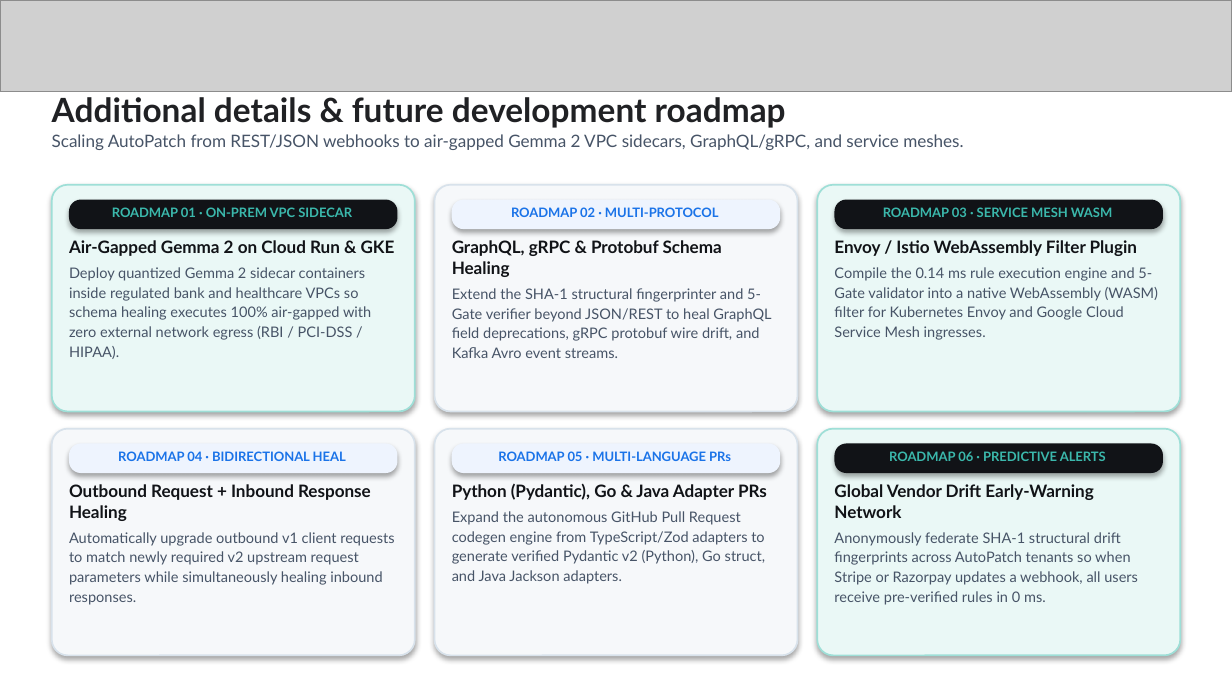
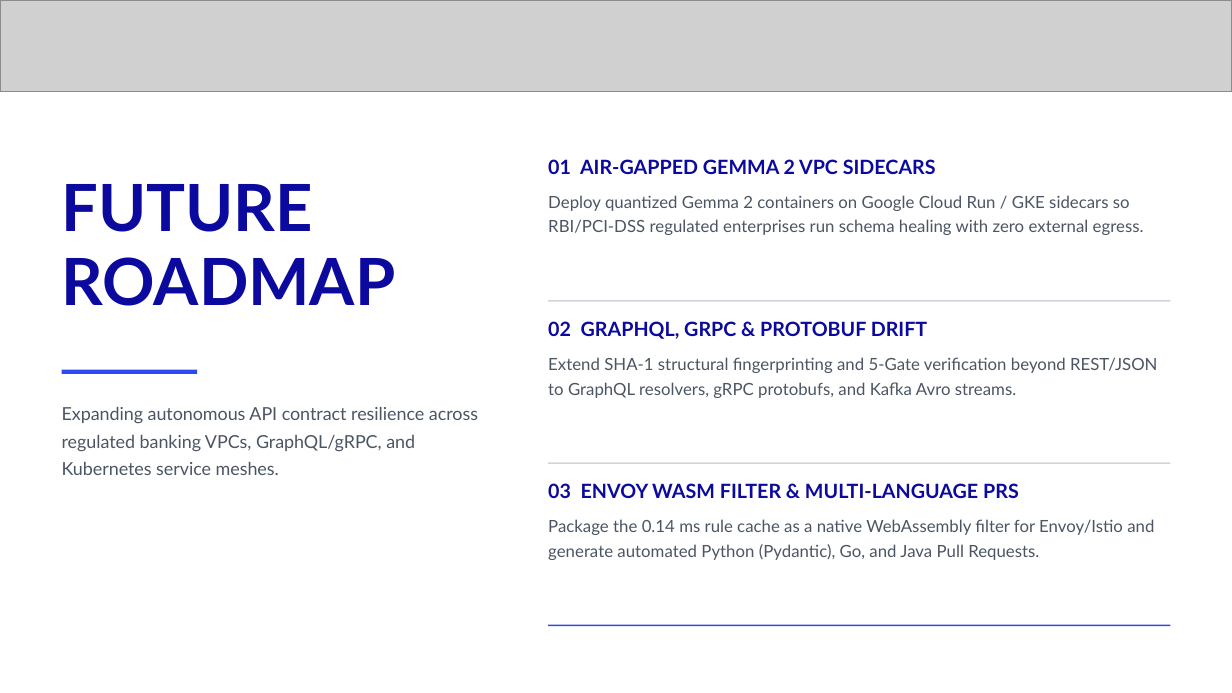
Before and after one commit to Asqi06/Buildathon, a slide deck: slide 13 of Final Prototype Submission Deck _ Startup Buildathon.pptx. Drawn at 1232x693 pixels with LibreOffice and Linux fonts; fonts in the diff are those of the drawing; grey boxes stand for pictures. Boxes give left, top, right and bottom in pixels: in the first picture for what was removed or moved away, otherwise in the second. Text is boxed around its words. In the diff, an @@ line names an element or a change of style, - is before the commit and + after.

```diff
--- a/Final Prototype Submission Deck _ Startup Buildathon.pptx
+++ b/Final Prototype Submission Deck _ Startup Buildathon.pptx
@@ text at [548,159,936,174]: text changed; size 8.5 to 11.5 pt; text colour #475467 to #0C0A9E; bold on @@
-Air-Gapped Gemma 2 on Cloud Run & GKE
-Deploy quantized Gemma 2 sidecar containers inside regulated bank and healthcare VPCs so schema healing executes 100% air-gapped with zero external network egress (RBI / PCI-DSS / HIPAA).
+01 AIR-GAPPED GEMMA 2 VPC SIDECARS
@@ rounded rectangle removed at [52,185,415,411] @@
@@ text at [62,184,396,306]: text changed; size 10 to 38 pt; text colour #475467 to #0C0A9E; bold on @@
-Additional details & future development roadmap
-Scaling AutoPatch from REST/JSON webhooks to air-gapped Gemma 2 VPC sidecars, GraphQL/gRPC, and service meshes.
+FUTURE
+ROADMAP
@@ rounded rectangle removed at [69,200,398,229] @@
-ROADMAP 01 · ON-PREM VPC SIDECAR
@@ rounded rectangle removed at [435,185,798,411] @@
@@ rounded rectangle removed at [452,200,781,229] @@
-ROADMAP 02 · MULTI-PROTOCOL
@@ text added at [548,195,1144,235], 9.8 pt, text #4B5563 @@
+Deploy quantized Gemma 2 containers on Google Cloud Run / GKE sidecars so RBI/PCI-DSS regulated enterprises run schema healing with zero external egress.
@@ rounded rectangle removed at [817,185,1180,411] @@
@@ rounded rectangle removed at [834,200,1163,229] @@
-ROADMAP 03 · SERVICE MESH WASM
@@ text at [548,321,927,339]: text changed; size 8.5 to 11.5 pt; text colour #475467 to #0C0A9E; bold on @@
-GraphQL, gRPC & Protobuf Schema Healing
-Extend the SHA-1 structural fingerprinter and 5-Gate verifier beyond JSON/REST to heal GraphQL field deprecations, gRPC protobuf wire drift, and Kafka Avro event streams.
+02 GRAPHQL, GRPC & PROTOBUF DRIFT
@@ rectangle added at [548,301,1170,302], fill #D1D5DB @@
@@ text added at [548,357,1157,398], 9.8 pt, text #4B5563 @@
+Extend SHA-1 structural fingerprinting and 5-Gate verification beyond REST/JSON to GraphQL resolvers, gRPC protobufs, and Kafka Avro streams.
@@ rectangle added at [62,370,197,373], fill #2B4BF2 @@
@@ text added at [62,407,478,475], 10.5 pt, text #4B5563 @@
+Expanding autonomous API contract resilience across regulated banking VPCs, GraphQL/gRPC, and Kubernetes service meshes.
@@ rounded rectangle removed at [52,429,415,655] @@
@@ rounded rectangle removed at [69,444,398,473] @@
-ROADMAP 04 · BIDIRECTIONAL HEAL
@@ rounded rectangle removed at [435,429,798,655] @@
@@ rounded rectangle removed at [452,444,781,473] @@
-ROADMAP 05 · MULTI-LANGUAGE PRs
@@ rounded rectangle removed at [817,429,1180,655] @@
@@ rounded rectangle removed at [834,444,1163,473] @@
-ROADMAP 06 · PREDICTIVE ALERTS
@@ rectangle added at [548,462,1170,463], fill #D1D5DB @@
@@ text removed at [69,484,394,605] @@
-Outbound Request + Inbound Response Healing
-Automatically upgrade outbound v1 client requests to match newly required v2 upstream request parameters while simultaneously healing inbound responses.
@@ text removed at [452,484,767,584] @@
-Python (Pydantic), Go & Java Adapter PRs
-Expand the autonomous GitHub Pull Request codegen engine from TypeScript/Zod adapters to generate verified Pydantic v2 (Python), Go struct, and Java Jackson adapters.
@@ text at [548,483,1019,498]: text changed; size 8.5 to 11.5 pt; text colour #475467 to #0C0A9E; bold on @@
-Envoy / Istio WebAssembly Filter Plugin
-Compile the 0.14 ms rule execution engine and 5-Gate validator into a native WebAssembly (WASM) filter for Kubernetes Envoy and Google Cloud Service Mesh ingresses.
+03 ENVOY WASM FILTER & MULTI-LANGUAGE PRS
@@ text removed at [834,484,1138,605] @@
-Global Vendor Drift Early-Warning Network
-Anonymously federate SHA-1 structural drift fingerprints across AutoPatch tenants so when Stripe or Razorpay updates a webhook, all users receive pre-verified rules in 0 ms.
@@ text added at [548,519,1154,560], 9.8 pt, text #4B5563 @@
+Package the 0.14 ms rule cache as a native WebAssembly filter for Envoy/Istio and generate automated Python (Pydantic), Go, and Java Pull Requests.
@@ rectangle added at [548,625,1170,626], fill #2B4BF2 @@
```
Also in this commit, not shown: 13 other slides changed, 4 other files.
